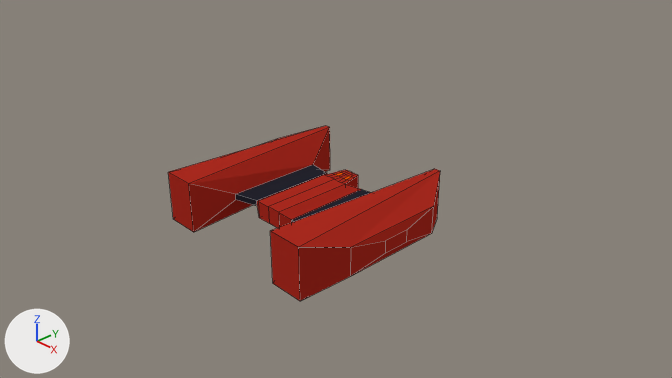
One commit to the Blender file Assets/Models/HardEnemy.blend: the scene before it, then after it.
Before and after are seen from the file's camera 'Camera'. Every picture has the same lights, and +X, +Y and +Z are marked at lower left. Mesh edges are drawn as thin lines.
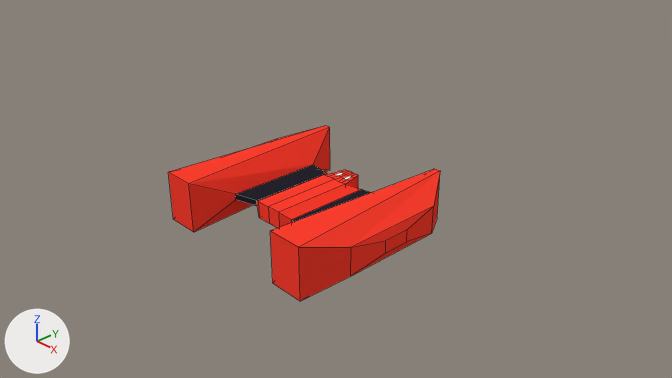
Pixel boxes (x1, y1, x2, y2) of what changed, in the pictures (672 x 378 px):
'Cube', recoloured
    both: (168, 126, 440, 301)

The change in detail:
Material 'Enemy' (mat_enemy) changes colour from red #ad2b20 to red #ff3f2f; in linear values from (0.416, 0.0239, 0.0142) to (1.0, 0.0497, 0.0284).
